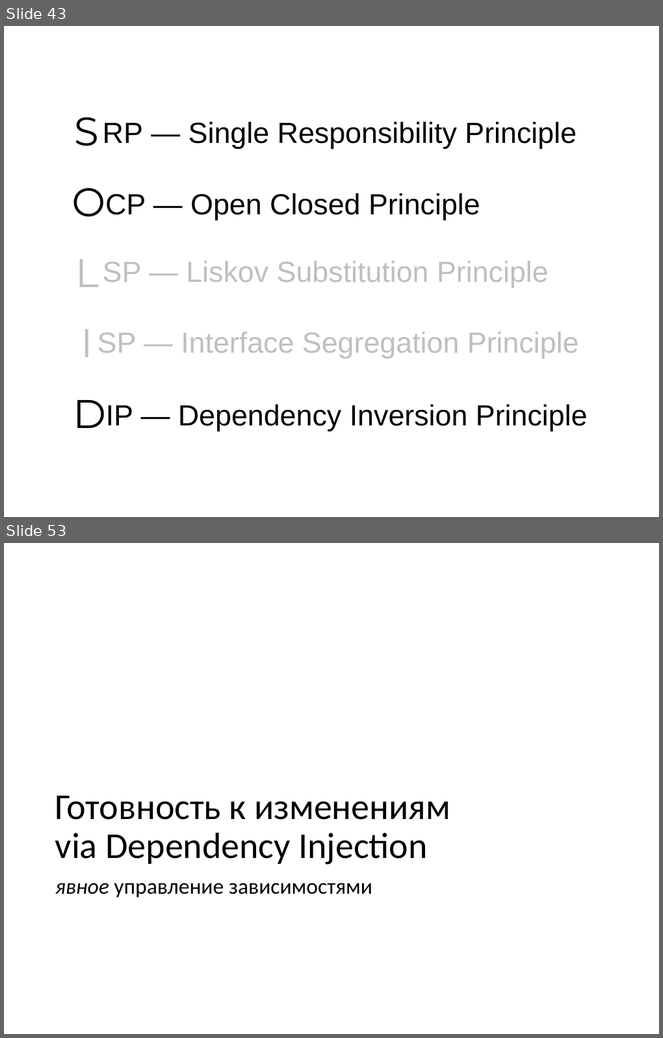
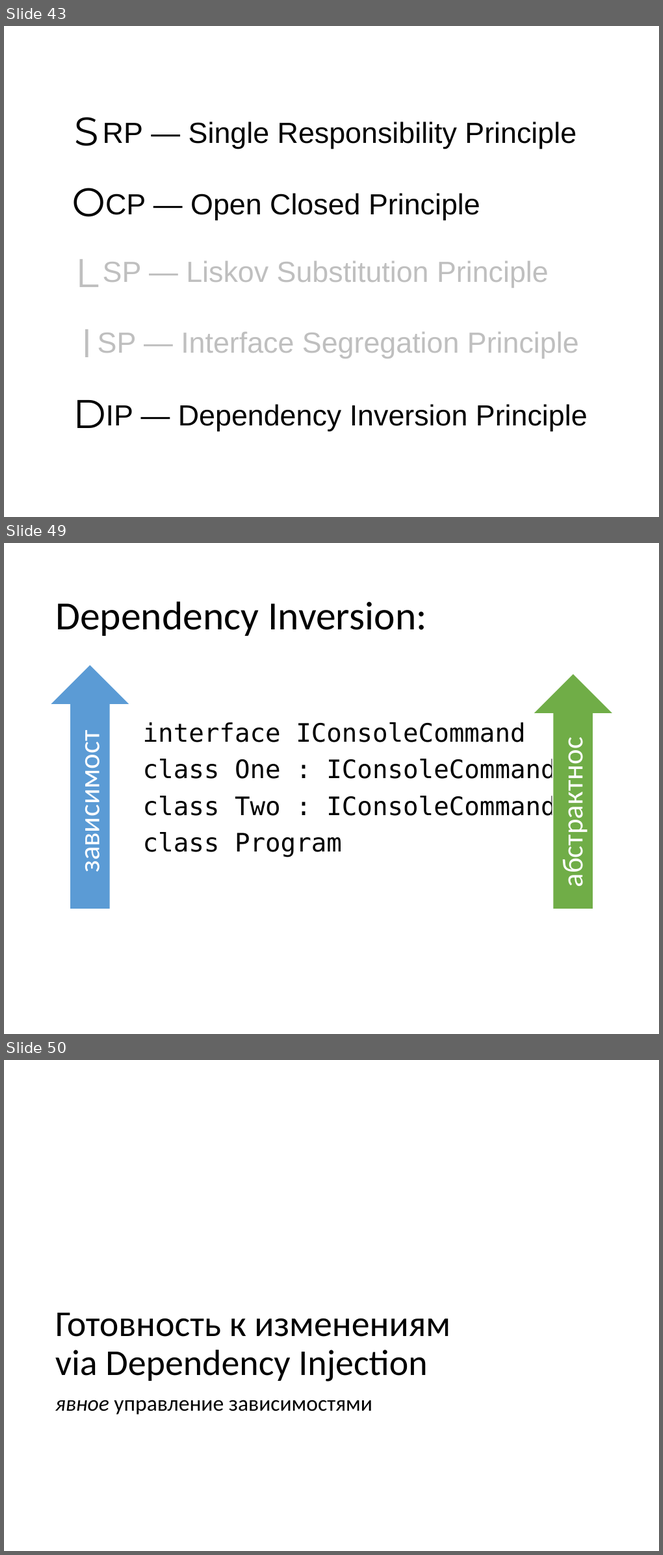
Before and after one commit to mironov-alexey/03-design, a slide deck: design-slides.pptx. Shown one above the other, each under a label of ours: slides 43 and 53 before the commit, slides 43, 49 and 50 after it; the slides between them are not shown. The pictures are 663x1038 and 663x1555 pixels, drawn with LibreOffice and Linux fonts; fonts in the diff are those of the drawing. Boxes give left, top, right and bottom in pixels: in the first picture for what was removed or moved away, otherwise in the second. Text is boxed around its words. In the diff, an @@ line names an element or a change of style, - is before the commit and + after.

```diff
--- a/design-slides.pptx
+++ b/design-slides.pptx
@@ slide 49 added at (4, 543, 659, 1034), background #FFFFFF @@
@@ title added at (55, 601, 427, 636), 44 pt, text #000000 @@
+Dependency Inversion:
@@ up arrow added at (50, 664, 131, 910), fill #5B9BD5, outline #FFFFFF 1.5 pt @@
@@ up arrow added at (532, 674, 614, 910), fill #70AD47, outline #FFFFFF 1.5 pt @@
@@ text added at (67, 718, 109, 880), 32 pt, text #FFFFFF @@
+зависимости
@@ text added at (143, 722, 556, 858), 28 pt, text #000000 @@
+interface IConsoleCommand
+class One : IConsoleCommand
+class Two : IConsoleCommand
+class Program
@@ text added at (550, 723, 592, 894), 32 pt, text #FFFFFF @@
+абстрактность
@@ what was slide 53 is now slide 50 @@
```
Also in this commit, not shown: 2 slides changed, 4 other slides added, 7 slides removed, 2 other files.
